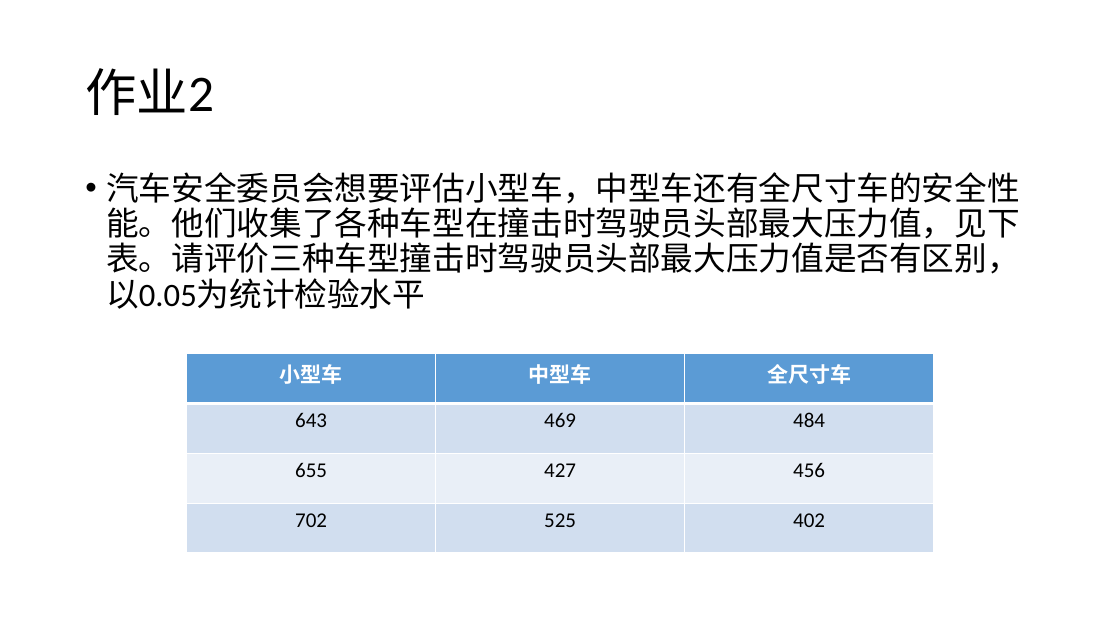
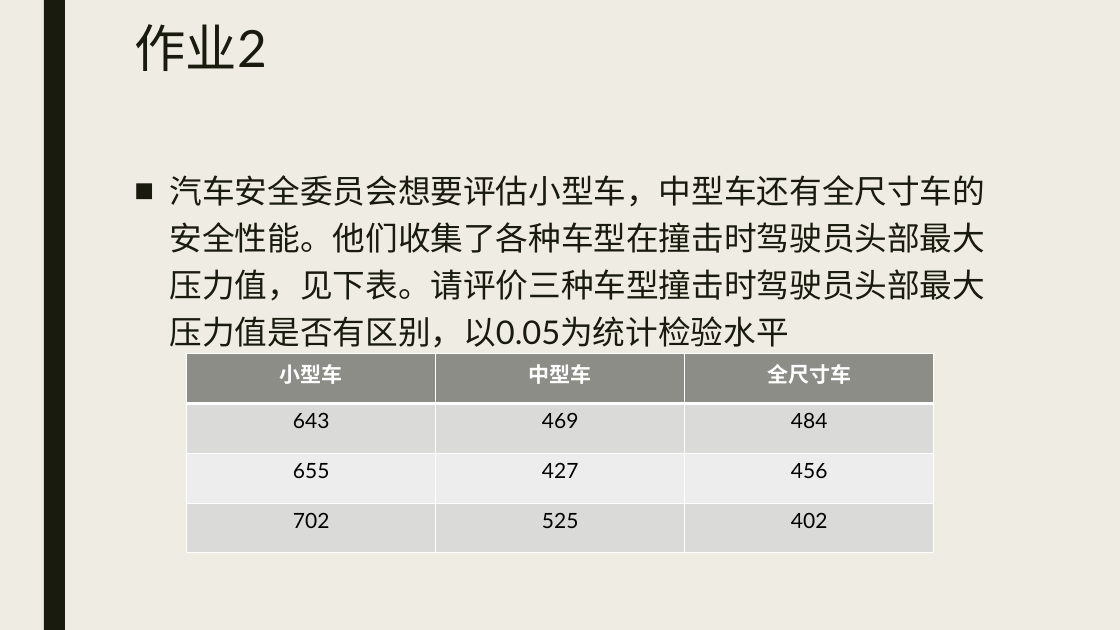
Before and after one commit to beneon/medstat, a slide deck: slide 5 of lect-5/anova.pptx. Drawn at 1120x630 pixels with LibreOffice and Linux fonts; fonts in the diff are those of the drawing. Boxes give left, top, right and bottom in pixels: in the first picture for what was removed or moved away, otherwise in the second. Text is boxed around its words. In the diff, an @@ line names an element or a change of style, - is before the commit and + after.

```diff
--- a/lect-5/anova.pptx
+++ b/lect-5/anova.pptx
@@ background #FFFFFF to #EFEDE3 @@
@@ rectangle added at [44, 0, 65, 630], fill #191B0E @@
@@ title "作业2": place and size @@
-title "作业2" at [85, 68, 214, 115]
+title "作业2" at [134, 24, 267, 71]
@@ title "作业2" at [134, 24, 267, 71]: font Calibri to Lato, text colour #000000 to #191B0E; line spacing 0.9 to 0.89; vertical alignment middle to top @@
@@ text "汽车安全委员会想要评估小型车，中型车还有全尺寸车的安全性能。他们收集了各种车型在撞击时驾驶员头部最大压力值，见下表。请评 ...": place and size @@
-text "汽车安全委员会想要评估小型车，中型车还有全尺寸车的安全性能。他们收集了各种车型在撞击时驾驶员头部最大压力值，见下表。请评 ..." at [106, 172, 1019, 309]
+text "汽车安全委员会想要评估小型车，中型车还有全尺寸车的安全性能。他们收集了各种车型在撞击时驾驶员头部最大压力值，见下表。请评 ..." at [170, 175, 986, 348]
@@ text "汽车安全委员会想要评估小型车，中型车还有全尺寸车的安全性能。他们收集了各种车型在撞击时驾驶员头部最大压力值，见下表。请评 ..." at [170, 175, 986, 348]: font Calibri to Lato, text colour #000000 to #191B0E; bullet • to ■; line spacing 0.9 to 1.2; more space between paragraphs @@
@@ table at [187, 354, 933, 553] @@
@@ fill #5B9BD5 to #8C8D86 in row 1 @@
@@ fill #D2DEEF to #DADBD9 in 6 cells @@
@@ fill #EAEFF7 to #EEEEED in row 3 @@
@@ font Calibri to Lato @@
```
Also in this commit, not shown: 34 other slides changed, 5 slides added, 1 slide removed, 3 other files.
